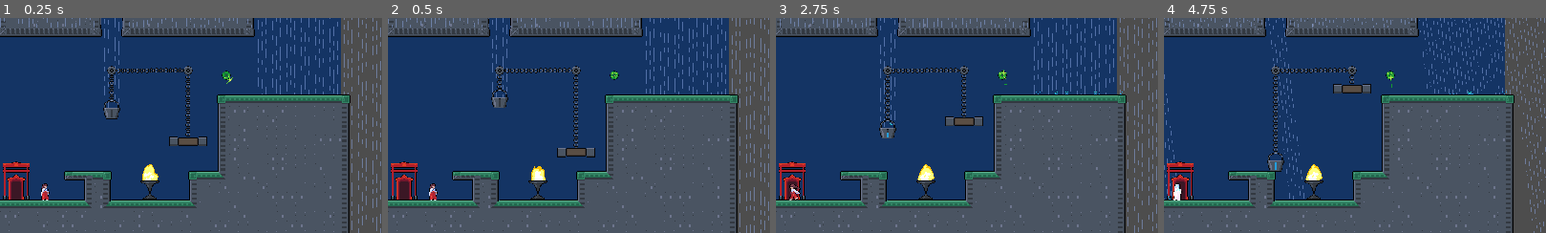
Above: before the commit, frames 1-4 (left to right).
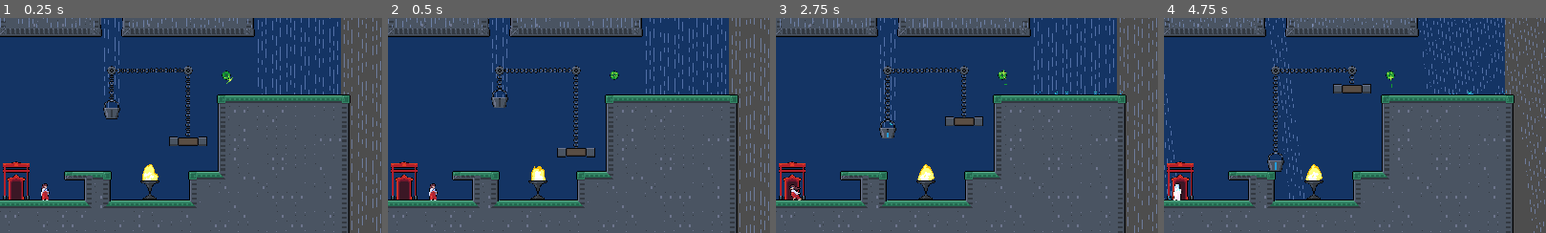
Above: after the commit, the same moments.

Repository: cassidyjames/amaya-maiden-of-the-storm
Game: Godot game, scene res://levels/level8.tscn
Same seed, same stepped clock (60 frames per second), same inputs: the game is played once before the commit and once after it. This scene is started directly instead of the project's main scene. Sound files missing from this copy of the repository are replaced by a short silence.
Inputs:
- Up to frame 1 (0.25 s): no input
- Up to frame 2 (0.5 s): no input
- Up to frame 3 (2.75 s): tap Enter at 0.5 s; hold X (jump) 0.53-1.28 s; hold Up (up) 0.53-2.03 s; tap C (change_wind) at 1.35 s; tap X (jump) at 1.52, 1.55, 1.82 s; hold Left (run_left) from 2.03 s (still down); hold X (jump) from 2.03 s (still down)
- Up to frame 4 (4.75 s): release X (jump) at 2.78 s; tap C (change_wind) at 2.85, 4.35 s; tap X (jump) at 3.02, 3.05, 3.32, 4.52, 4.55 s; release Left (run_left) at 3.53 s; hold Down (down) 3.53-4.28 s; hold X (jump) 3.53-4.28 s; hold Right (run_right) from 4.28 s (still down)
The pictures show only the part of the screen within x 5-55%, y 0-50%; the shares and areas given below are measured in that part.

Frames 1-2 are identical in both runs. In frame 3, 0.1% of the frame differs, in the area x 3-7%, y 77-85%; in frame 4, less than 0.1%.

Commit message:
Add run/jump particles

Diff:
--- a/game/objects/player.gd
+++ b/game/objects/player.gd
@@ -27,6 +27,7 @@
 var shine_b : float = 0.0
 var spawn_invuln : float = 0.1
 var coyote_time : float = 0.0
+var rundust_cooldown : float = 0.0
 
 func get_hit_with_rain() -> void:
 	if current_state == State.HIT or spawn_invuln > 0.0: return
@@ -72,8 +73,11 @@
 	velocity.x = clamp(velocity.x + (direction.x * multiplier * RUN_ACCEL * delta), -RUN_SPEED, RUN_SPEED)
 	sprite.flip_h = flip_sprite
 	if current_state == State.NORMAL:
-		sprite.frame = wrapi(anim_index, 20, 29)
+		sprite.frame = wrapi(anim_index, 20, 30)
 		anim_index += delta * 10.0
+		if (sprite.frame == 21 or sprite.frame == 26) and rundust_cooldown == 0.0:
+			emit_run_particle()
+			rundust_cooldown = 0.2
 
 func shift_wind(direction : Vector2, state : int) -> void:
 	get_tree().call_group("rainrow", "change_rain_direction", direction)
@@ -84,6 +88,24 @@
 	arrow_left.hide()
 	arrow_right.hide()
 
+func emit_jump_particles() -> void:
+	for direction in [Vector2.LEFT, Vector2.RIGHT]:
+		var sprite_particle : Sprite2D = _SpriteParticles.instantiate()
+		get_parent().add_child(sprite_particle)
+		sprite_particle.setup("jumpdust")
+		sprite_particle.global_position = global_position + Vector2(8 * direction.x, -8)
+		sprite_particle.velocity = direction * 64.0
+		sprite_particle.flip_h = direction == Vector2.LEFT
+
+func emit_run_particle() -> void:
+	var direction : Vector2 = Vector2.LEFT if sprite.flip_h else Vector2.RIGHT
+	var sprite_particle : Sprite2D = _SpriteParticles.instantiate()
+	get_parent().add_child(sprite_particle)
+	sprite_particle.setup("rundust")
+	sprite_particle.global_position = global_position + Vector2(-12.0 * direction.x, -6)
+	#sprite_particle.velocity = direction * 128.0
+	sprite_particle.flip_h = sprite.flip_h
+
 func state_normal(delta : float) -> void:
 	if Input.is_action_pressed("run_right"):
 		do_the_run_thing(Vector2.RIGHT, 1.0, false, delta)
@@ -101,6 +123,7 @@
 		if Input.is_action_just_pressed("jump"):
 			velocity.y = -JUMP
 			current_state = State.JUMPING
+			emit_jump_particles()
 		elif Input.is_action_just_pressed("change_wind"):
 			current_state = State.WIND_CHANGE
 			anim_index = 0.0
@@ -187,3 +210,4 @@
 	sprite.material.set_shader_parameter("shine_a", shine_a)
 	sprite.material.set_shader_parameter("shine_b", shine_b)
 	spawn_invuln = clamp(spawn_invuln - delta, 0.0, 0.1)
+	rundust_cooldown = clamp(rundust_cooldown - delta, 0.0, 0.2)
--- a/game/objects/player.tscn
+++ b/game/objects/player.tscn
@@ -6,7 +6,7 @@
 [ext_resource type="Texture2D" uid="uid://c558hu4ho21oe" path="res://sprites/arrow.png" id="4_w8tc3"]
 
 [sub_resource type="RectangleShape2D" id="RectangleShape2D_1xxlt"]
-size = Vector2(10, 30)
+size = Vector2(10, 26)
 
 [sub_resource type="ShaderMaterial" id="ShaderMaterial_gax2p"]
 shader = ExtResource("2_233vt")
@@ -18,7 +18,7 @@
 script = ExtResource("1_smei0")
 
 [node name="CollisionShape2D" type="CollisionShape2D" parent="."]
-position = Vector2(0, -15)
+position = Vector2(0, -13)
 shape = SubResource("RectangleShape2D_1xxlt")
 
 [node name="Sprite2D" type="Sprite2D" parent="."]
--- a/game/objects/sprite_particle.gd
+++ b/game/objects/sprite_particle.gd
@@ -8,6 +8,8 @@
 	"spark1": [32, 35, 0.05, -1, false],
 	"spark2": [40, 43, 0.05, -1, false],
 	"deathspark": [80, 87, 0.05, -1, false],
+	"jumpdust": [64, 68, 0.05, -1, false],
+	"rundust": [72, 75, 0.1, -1, false],
 	"deathorb": [48, 54, 0.05, -1, false],
 }
 
Binary file changed: game/sprites/particles.png
